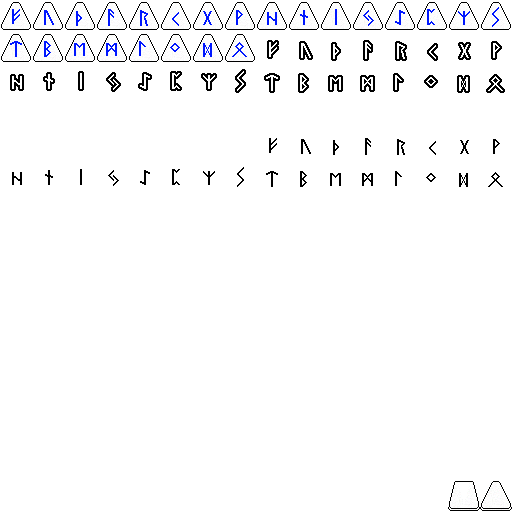
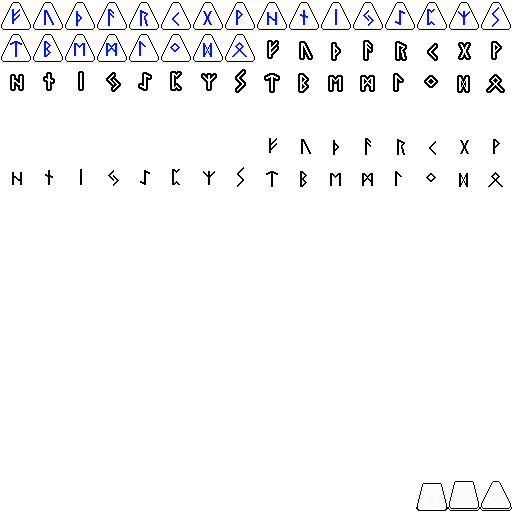
Layer changes from the first 512 x 512 image to the second:
painted on "Background" over [416, 482, 469, 511]
